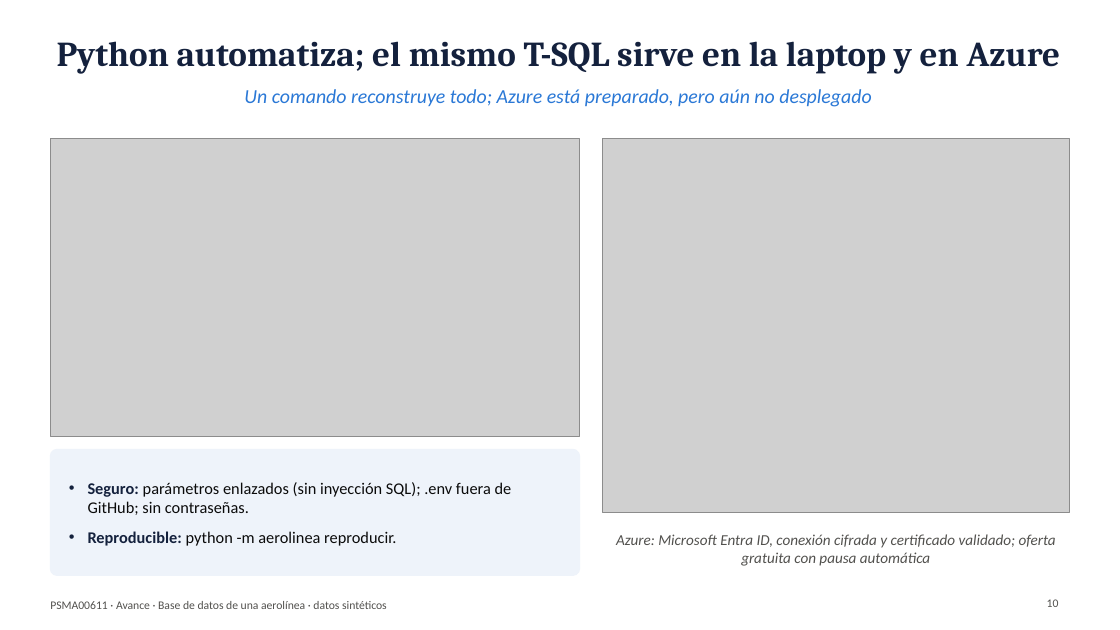
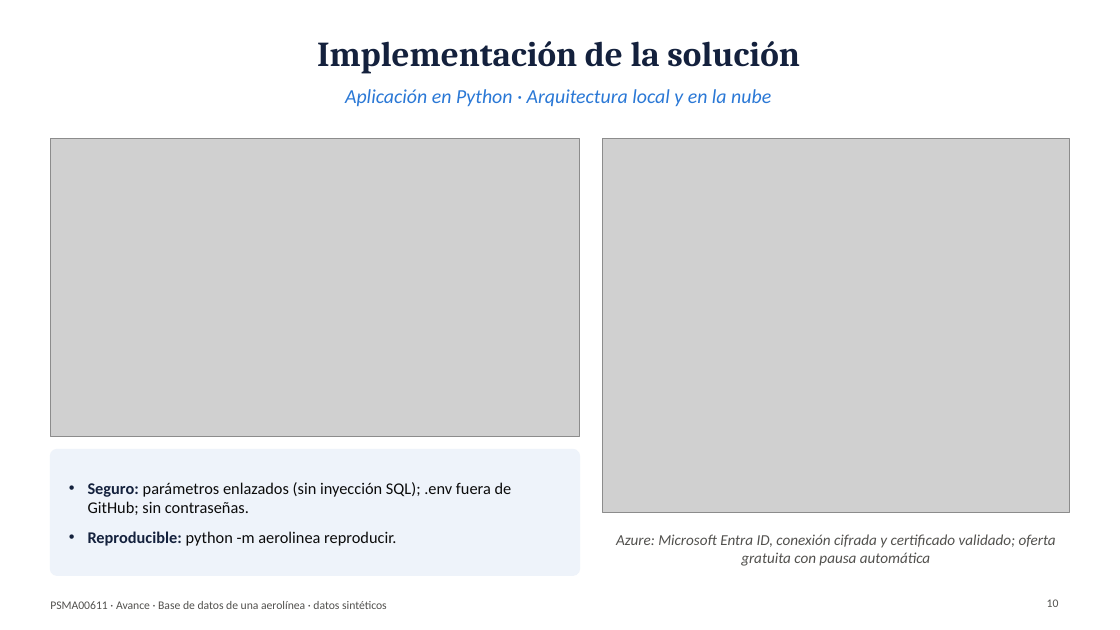
Before and after one commit to CARLOSDELOSRIOS/aerolinea-bd-psma00611, a slide deck: slide 10 of slides/presentacion_avance_PSMA00611.pptx. Drawn at 1120x630 pixels with LibreOffice and Linux fonts; fonts in the diff are those of the drawing; grey boxes stand for pictures. Boxes give left, top, right and bottom in pixels: in the first picture for what was removed or moved away, otherwise in the second. Text is boxed around its words. In the diff, an @@ line names an element or a change of style, - is before the commit and + after.

```diff
--- a/slides/presentacion_avance_PSMA00611.pptx
+++ b/slides/presentacion_avance_PSMA00611.pptx
@@ title at (317, 41, 799, 74): text changed @@
-Python automatiza; el mismo T-SQL sirve en la laptop y en Azure
+Implementación de la solución
@@ text at (345, 89, 771, 107): text changed @@
-Un comando reconstruye todo; Azure está preparado, pero aún no desplegado
+Aplicación en Python · Arquitectura local y en la nube
```
Also in this commit, not shown: 12 other slides changed, 3 other files.
